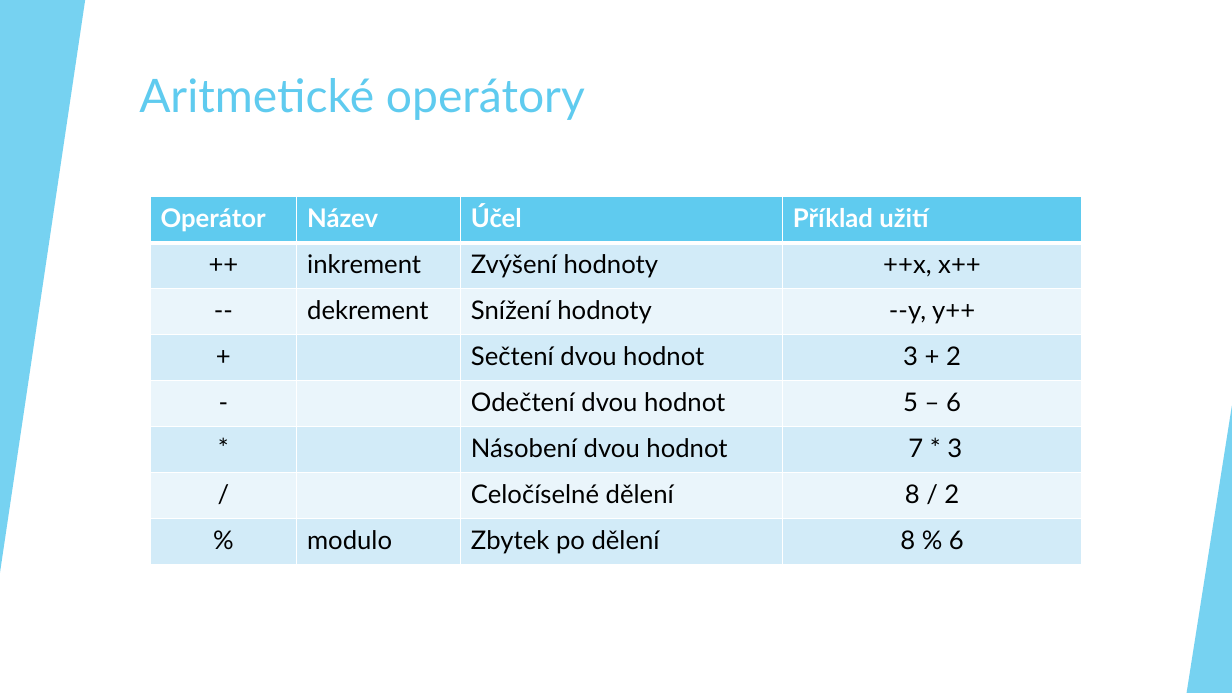
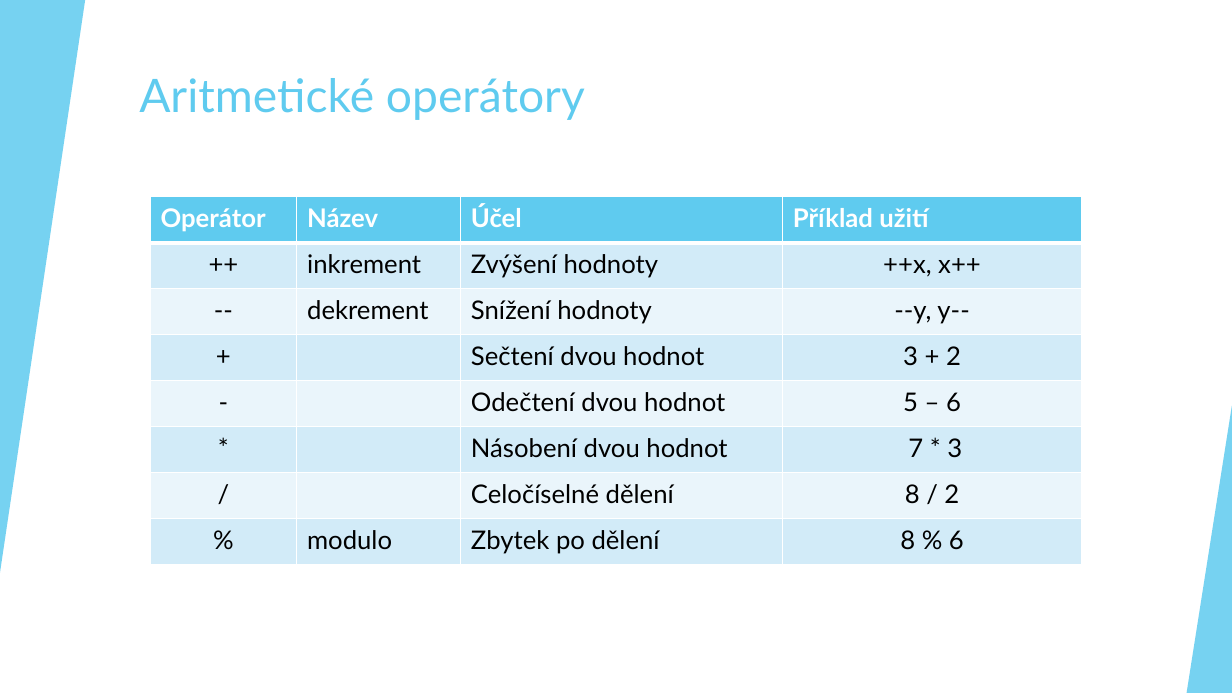
Before and after one commit to dawissl/hradebni, a slide deck: slide 11 of Prezentace/PGM_03.pptx. Drawn at 1232x693 pixels with LibreOffice and Linux fonts; fonts in the diff are those of the drawing. Boxes give left, top, right and bottom in pixels: in the first picture for what was removed or moved away, otherwise in the second. Text is boxed around its words. In the diff, an @@ line names an element or a change of style, - is before the commit and + after.

```diff
--- a/Prezentace/PGM_03.pptx
+++ b/Prezentace/PGM_03.pptx
@@ table at (x1=150, y1=197, x2=1081, y2=565) @@
-row 3, column 4: --y, y++
+row 3, column 4: --y, y--
```
Also in this commit, not shown: 1 other file.
